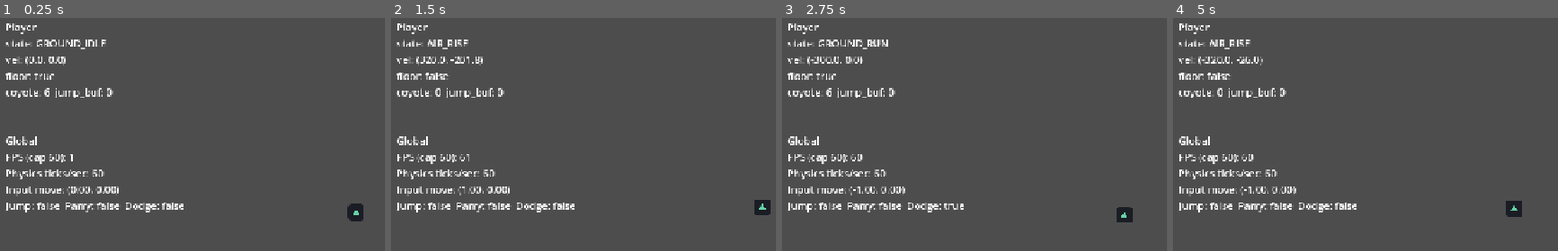
Above: before the commit, frames 1-4 (left to right).
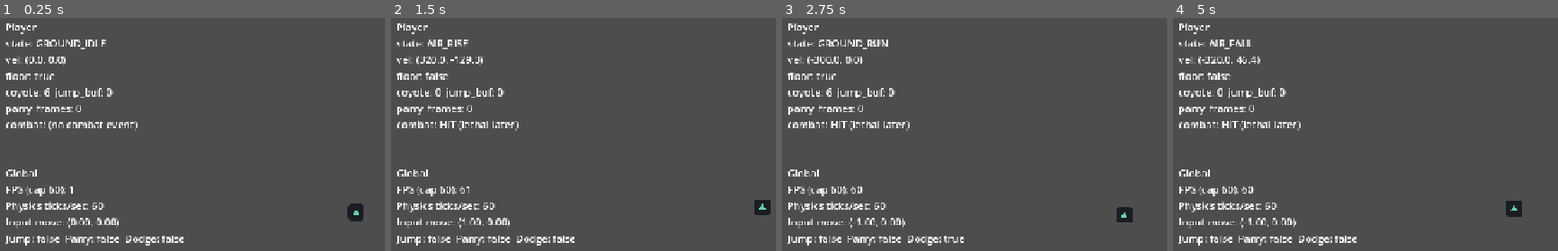
Above: after the commit, the same moments.

Repository: omarelsahy/FTWSA
Game: Godot game, scene res://scenes/main.tscn
Same seed, same stepped clock (60 frames per second), same inputs: the game is played once before the commit and once after it.
Inputs (mouse positions are in pixels of both pictures, inside the frame that each line leads up to):
- Up to frame 1 (0.25 s): no input
- Up to frame 2 (1.5 s): tap Enter at 0.5 s; move the mouse to (outside the picture) at 0.52 s; hold E (parry) 0.53-1.28 s; hold D (move_right) from 0.53 s (still down); click (outside the picture) at 0.67 s; tap Space (jump) at 0.77, 0.8, 1.07, 1.35 s; move the mouse to (602, 232) at 1.27 s
- Up to frame 3 (2.75 s): tap Space (jump) at 1.52, 1.82, 2.3 s; tap E (parry) at 1.55 s; move the mouse to (outside the picture) at 2.02 s; release D (move_right) at 2.03 s; hold A (move_left) from 2.03 s (still down); hold Shift (dodge) from 2.03 s (still down)
- Up to frame 4 (5 s): move the mouse to (outside the picture) at 2.77 s; release A (move_left) at 2.78 s; release Shift (dodge) at 2.78 s; hold D (move_right) 2.78-4.28 s; tap E (parry) at 2.85, 4.35 s; click (outside the picture) at 2.92 s; tap Space (jump) at 3.02, 3.32, 4.52, 4.82 s; move the mouse to (outside the picture) at 3.52 s; hold Space (jump) 3.53-4.28 s; tap Z at 3.6 s; move the mouse to (1311, 153) at 4.27 s; hold A (move_left) from 4.28 s (still down)

The runs differ from the first frame. In frame 1, 4.4% of the frame differs, in the area x 1-48%, y 37-98%; in frame 2, 4.5%; in frame 3, 4.3%; in frame 4, 4.6%, in the area x 1-48%, y 9-98%.

Commit message:
Add phased HitSource attacks, parry window, and greybox melee/projectile tests
Made-with: Cursor

Diff:
--- a/project.godot
+++ b/project.godot
@@ -1,25 +1,44 @@
-; Engine configuration file — Godot 4.x
+; Engine configuration file.
+; It's best edited using the editor UI and not directly,
+; since the parameters that go here are not all obvious.
+;
+; Format:
+;   [section] ; section goes between []
+;   param=value ; assign values to parameters
+
 config_version=5
 
 [application]
+
 config/name="FTWSA"
 config/description="2D sidescroller — movement, parry, lethality (Godot 4)"
 run/main_scene="res://scenes/main.tscn"
+config/features=PackedStringArray("4.6", "Forward Plus")
 run/max_fps=60
-config/features=PackedStringArray("4.6", "Forward Plus")
 config/icon="res://icon.svg"
 
 [autoload]
+
 GameInput="*res://autoload/game_input.gd"
 
 [display]
+
 window/size/viewport_width=1280
 window/size/viewport_height=720
 window/stretch/mode="canvas_items"
 
+[layer_names]
+
+2d_physics/layer_1="world"
+2d_physics/layer_2="player"
+2d_physics/layer_3="enemy_attack"
+2d_physics/layer_4="player_parry"
+
 [physics]
+
 2d/default_gravity=980.0
 common/physics_ticks_per_second=60
 
 [rendering]
+
 textures/canvas_textures/default_texture_filter=0
--- /dev/null
+++ b/scenes/enemies/melee_test.tscn
@@ -0,0 +1,21 @@
+[gd_scene load_steps=3 format=3]
+
+[ext_resource type="Script" path="res://scripts/combat/hit_source.gd" id="1_hit"]
+
+[sub_resource type="RectangleShape2D" id="RectangleShape2D_melee"]
+size = Vector2(140, 36)
+
+[node name="MeleeTest" type="Node2D"]
+
+[node name="HitSource" type="Area2D" parent="."]
+position = Vector2(-96, 0)
+script = ExtResource("1_hit")
+startup_frames = 14
+active_frames = 6
+recovery_frames = 22
+parry_policy = 0
+outcome_on_parry = 2
+loop_attack = true
+
+[node name="CollisionShape2D" type="CollisionShape2D" parent="HitSource"]
+shape = SubResource("RectangleShape2D_melee")
--- /dev/null
+++ b/scenes/enemies/projectile_test.tscn
@@ -0,0 +1,19 @@
+[gd_scene load_steps=3 format=3]
+
+[ext_resource type="Script" path="res://scripts/combat/hit_source.gd" id="1_hit"]
+
+[sub_resource type="RectangleShape2D" id="RectangleShape2D_proj"]
+size = Vector2(22, 22)
+
+[node name="ProjectileTest" type="Area2D"]
+script = ExtResource("1_hit")
+startup_frames = 1
+active_frames = 6000
+recovery_frames = 1
+parry_policy = 0
+outcome_on_parry = 1
+loop_attack = false
+travel_velocity = Vector2(-280, 0)
+
+[node name="CollisionShape2D" type="CollisionShape2D" parent="."]
+shape = SubResource("RectangleShape2D_proj")
--- a/scenes/main.tscn
+++ b/scenes/main.tscn
@@ -1,7 +1,9 @@
-[gd_scene load_steps=4 format=3]
+[gd_scene load_steps=6 format=3]
 
 [ext_resource type="Script" path="res://scripts/main.gd" id="1_main"]
 [ext_resource type="PackedScene" path="res://scenes/player/player.tscn" id="2_player"]
+[ext_resource type="PackedScene" path="res://scenes/enemies/melee_test.tscn" id="3_melee"]
+[ext_resource type="PackedScene" path="res://scenes/enemies/projectile_test.tscn" id="4_proj"]
 
 [sub_resource type="RectangleShape2D" id="RectangleShape2D_floor"]
 size = Vector2(2400, 120)
@@ -14,13 +16,19 @@
 [node name="Floor" type="StaticBody2D" parent="World"]
 position = Vector2(640, 660)
 collision_layer = 1
-collision_mask = 0
+collision_mask = 2
 
 [node name="CollisionShape2D" type="CollisionShape2D" parent="World/Floor"]
 shape = SubResource("RectangleShape2D_floor")
 
 [node name="Player" parent="World" instance=ExtResource("2_player")]
 position = Vector2(320, 578)
+
+[node name="MeleeTest" parent="World" instance=ExtResource("3_melee")]
+position = Vector2(520, 578)
+
+[node name="ProjectileTest" parent="World" instance=ExtResource("4_proj")]
+position = Vector2(980, 520)
 
 [node name="UI" type="CanvasLayer" parent="."]
 
--- a/scenes/player/player.tscn
+++ b/scenes/player/player.tscn
@@ -6,8 +6,14 @@
 [sub_resource type="RectangleShape2D" id="RectangleShape2D_player"]
 size = Vector2(22, 44)
 
+[sub_resource type="RectangleShape2D" id="RectangleShape2D_hurt"]
+size = Vector2(28, 48)
+
+[sub_resource type="RectangleShape2D" id="RectangleShape2D_parry"]
+size = Vector2(40, 28)
+
 [node name="Player" type="CharacterBody2D"]
-collision_layer = 1
+collision_layer = 2
 collision_mask = 1
 script = ExtResource("1_player")
 
@@ -21,3 +27,22 @@
 [node name="Camera2D" type="Camera2D" parent="."]
 position_smoothing_enabled = true
 position_smoothing_speed = 10.0
+
+[node name="Hurtbox" type="Area2D" parent="."]
+collision_layer = 2
+collision_mask = 4
+monitoring = true
+monitorable = true
+
+[node name="CollisionShape2D" type="CollisionShape2D" parent="Hurtbox"]
+shape = SubResource("RectangleShape2D_hurt")
+
+[node name="ParryDetector" type="Area2D" parent="."]
+collision_layer = 8
+collision_mask = 4
+monitoring = true
+monitorable = true
+
+[node name="CollisionShape2D" type="CollisionShape2D" parent="ParryDetector"]
+position = Vector2(18, -6)
+shape = SubResource("RectangleShape2D_parry")
--- /dev/null
+++ b/scripts/combat/hit_source.gd
@@ -0,0 +1,97 @@
+class_name HitSource
+extends Area2D
+## Authored attack volume with phased timing and parry metadata.
+
+enum Phase { STARTUP, ACTIVE, RECOVERY }
+
+enum ParryPolicy { PARRYABLE, UNPARRYABLE }
+
+enum ParryOutcome { DEFLECT, REFLECT, COUNTER_WINDOW, NONE }
+
+@export var startup_frames: int = 10
+@export var active_frames: int = 5
+@export var recovery_frames: int = 18
+@export var parry_policy: ParryPolicy = ParryPolicy.PARRYABLE
+@export var outcome_on_parry: ParryOutcome = ParryOutcome.DEFLECT
+@export var loop_attack: bool = true
+@export var travel_velocity: Vector2 = Vector2.ZERO
+
+var _phase: Phase = Phase.STARTUP
+var _phase_frames_left: int = 0
+var _parry_consumed: bool = false
+
+
+func _ready() -> void:
+	monitoring = false
+	collision_layer = 4 ## enemy_attack (project layer_3)
+	collision_mask = 0
+	_begin_startup()
+
+
+func _physics_process(delta: float) -> void:
+	if travel_velocity.length_squared() > 0.0001:
+		global_position += travel_velocity * delta
+
+	if _phase_frames_left > 0:
+		_phase_frames_left -= 1
+	if _phase_frames_left > 0:
+		return
+	_advance_phase()
+
+
+func _begin_startup() -> void:
+	_phase = Phase.STARTUP
+	_phase_frames_left = startup_frames
+	_parry_consumed = false
+	monitoring = false
+	set_deferred(&"monitorable", true)
+
+
+func _advance_phase() -> void:
+	match _phase:
+		Phase.STARTUP:
+			_phase = Phase.ACTIVE
+			_phase_frames_left = active_frames
+			monitoring = true
+		Phase.ACTIVE:
+			_phase = Phase.RECOVERY
+			_phase_frames_left = recovery_frames
+			monitoring = false
+		Phase.RECOVERY:
+			if loop_attack:
+				_begin_startup()
+			else:
+				queue_free()
+
+
+func is_damage_active() -> bool:
+	return _phase == Phase.ACTIVE and not _parry_consumed
+
+
+func is_parryable_now() -> bool:
+	return parry_policy == ParryPolicy.PARRYABLE and is_damage_active()
+
+
+func can_damage_player() -> bool:
+	return is_damage_active()
+
+
+## Returns NONE if the parry did not apply.
+func try_apply_parry() -> ParryOutcome:
+	if parry_policy == ParryPolicy.UNPARRYABLE:
+		return ParryOutcome.NONE
+	if _phase != Phase.ACTIVE:
+		return ParryOutcome.NONE
+
+	if outcome_on_parry == ParryOutcome.REFLECT:
+		travel_velocity.x *= -1.0
+		return ParryOutcome.REFLECT
+
+	if _parry_consumed:
+		return ParryOutcome.NONE
+
+	_parry_consumed = true
+	monitoring = false
+	_phase = Phase.RECOVERY
+	_phase_frames_left = recovery_frames
+	return outcome_on_parry
--- a/scripts/main.gd
+++ b/scripts/main.gd
@@ -1,5 +1,5 @@
 extends Node2D
-## Boot scene: fixed-step HUD + player movement debug.
+## Boot scene: HUD (after physics) + player movement / combat debug.
 
 @onready var _debug: Label = $UI/DebugLabel
 @onready var _player: Player = $World/Player
@@ -9,7 +9,7 @@
 	_debug.text = "FTWSA — move with stick/D-pad or A/D; Space jump; E parry; Shift/Z dodge"
 
 
-func _physics_process(_delta: float) -> void:
+func _process(_delta: float) -> void:
 	var move := Input.get_vector(&"move_left", &"move_right", &"move_up", &"move_down")
 	var fps := Engine.get_frames_per_second()
 	var hz := int(ProjectSettings.get_setting("physics/common/physics_ticks_per_second"))
--- a/scripts/player/player.gd
+++ b/scripts/player/player.gd
@@ -1,23 +1,52 @@
 class_name Player
 extends CharacterBody2D
-## Platform-fighter–style horizontal control with coyote time + jump buffer.
+## Platform-fighter–style horizontal control with coyote time + jump buffer + parry window.
+
+const HitSourceScript := preload("res://scripts/combat/hit_source.gd")
+## Must match `HitSource.ParryOutcome` declaration order.
+const PARRY_OUTCOME_DEFLECT := 0
+const PARRY_OUTCOME_REFLECT := 1
+const PARRY_OUTCOME_COUNTER := 2
+const PARRY_OUTCOME_NONE := 3
 
 enum MoveState { GROUND_IDLE, GROUND_RUN, AIR_RISE, AIR_FALL }
 
 @export var config: MovementConfig
+@export var parry_window_frames: int = 7
+@export var counter_window_frames: int = 48
 
 var _coyote_frames_left: int = 0
 var _jump_buffer_frames_left: int = 0
 var _state: MoveState = MoveState.GROUND_IDLE
 
+var _parry_frames_left: int = 0
+var _parry_hud_snapshot: int = 0
+var _counter_frames_left: int = 0
+var _combat_log: String = ""
+
+@onready var _hurtbox: Area2D = $Hurtbox
+@onready var _parry_box: Area2D = $ParryDetector
+@onready var _parry_shape: CollisionShape2D = $ParryDetector/CollisionShape2D
+
 
 func _ready() -> void:
 	if config == null:
 		config = MovementConfig.new()
-	collision_layer = 1
-	collision_mask = 1
+	collision_layer = 2 ## player (project layer_2)
+	collision_mask = 1 ## world
 	floor_snap_length = 6.0
 	up_direction = Vector2.UP
+
+	_hurtbox.collision_layer = 2
+	_hurtbox.collision_mask = 4
+	_hurtbox.monitorable = true
+	_hurtbox.monitoring = true
+
+	_parry_box.collision_layer = 8 ## player_parry (project layer_4)
+	_parry_box.collision_mask = 4
+	_parry_box.monitorable = true
+	_parry_box.monitoring = true
+	_parry_shape.disabled = true
 
 
 func _physics_process(delta: float) -> void:
@@ -32,6 +61,13 @@
 	if jump_pressed:
 		_jump_buffer_frames_left = config.jump_buffer_frames
 
+	if Input.is_action_just_pressed(&"parry"):
+		_parry_frames_left = parry_window_frames
+	_parry_hud_snapshot = _parry_frames_left
+
+	if _counter_frames_left > 0:
+		_counter_frames_left -= 1
+
 	_apply_gravity(delta, on_floor)
 	_apply_horizontal(delta, on_floor)
 
@@ -44,7 +80,34 @@
 		_jump_buffer_frames_left -= 1
 
 	move_and_slide()
+	_resolve_combat()
 	_refresh_state()
+
+	_parry_shape.disabled = _parry_frames_left <= 0
+	if _parry_frames_left > 0:
+		_parry_frames_left -= 1
+
+
+func _resolve_combat() -> void:
+	if _parry_frames_left > 0:
+		for a in _parry_box.get_overlapping_areas():
+			if a.get_script() != HitSourceScript:
+				continue
+			var outcome: Variant = (a as Area2D).call(&"try_apply_parry")
+			var oi := int(outcome)
+			if oi != PARRY_OUTCOME_NONE:
+				_combat_log = "PARRY -> %s" % _parry_outcome_label(oi)
+				if oi == PARRY_OUTCOME_COUNTER:
+					_counter_frames_left = counter_window_frames
+				return
+
+	for a in _hurtbox.get_overlapping_areas():
+		if a.get_script() != HitSourceScript:
+			continue
+		var can_hit: Variant = (a as Area2D).call(&"can_damage_player")
+		if bool(can_hit):
+			_combat_log = "HIT (lethal later)"
+			return
 
 
 func _apply_gravity(delta: float, on_floor: bool) -> void:
@@ -95,12 +158,31 @@
 		_state = MoveState.AIR_FALL
 
 
+func _parry_outcome_label(outcome: int) -> String:
+	match outcome:
+		PARRY_OUTCOME_DEFLECT:
+			return "DEFLECT"
+		PARRY_OUTCOME_REFLECT:
+			return "REFLECT"
+		PARRY_OUTCOME_COUNTER:
+			return "COUNTER_WINDOW"
+		_:
+			return "NONE"
+
+
 func get_debug_overlay_text() -> String:
 	var state_name: String = MoveState.keys()[_state]
+	var counter_line := ""
+	if _counter_frames_left > 0:
+		counter_line = "counter window: %d\n" % _counter_frames_left
+	var combat := _combat_log if not _combat_log.is_empty() else "(no combat event)"
 	return (
 		"Player\n"
 		+ "state: %s\n" % state_name
 		+ "vel: (%.1f, %.1f)\n" % [velocity.x, velocity.y]
 		+ "floor: %s\n" % str(is_on_floor())
 		+ "coyote: %d  jump_buf: %d\n" % [_coyote_frames_left, _jump_buffer_frames_left]
+		+ "parry_frames: %d\n" % _parry_hud_snapshot
+		+ counter_line
+		+ "combat: %s\n" % combat
 	)
Not shown: 1 places in scenes/player/player.tscn that only renumber resources
Not shown, changed: README.md
